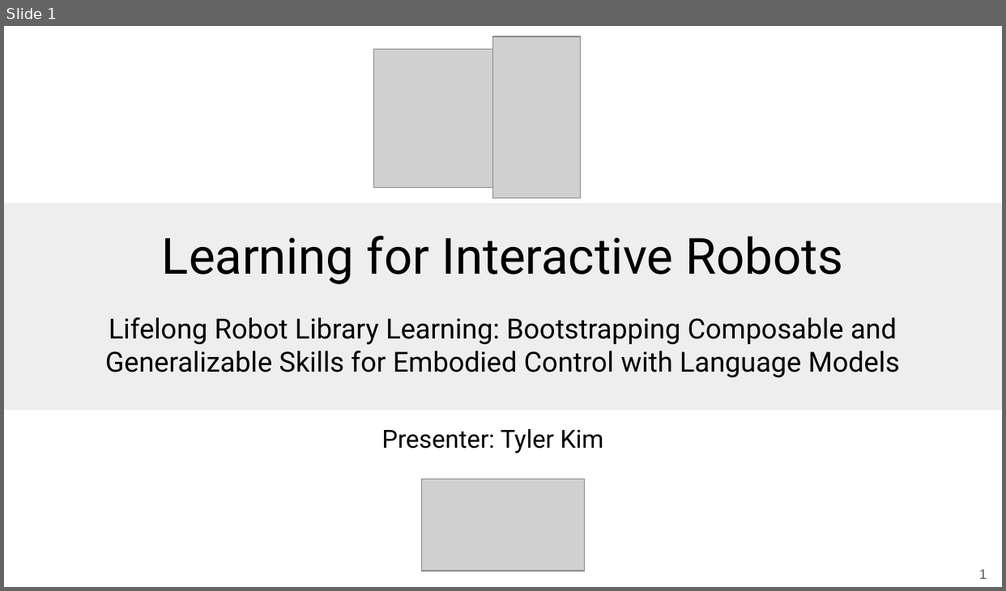
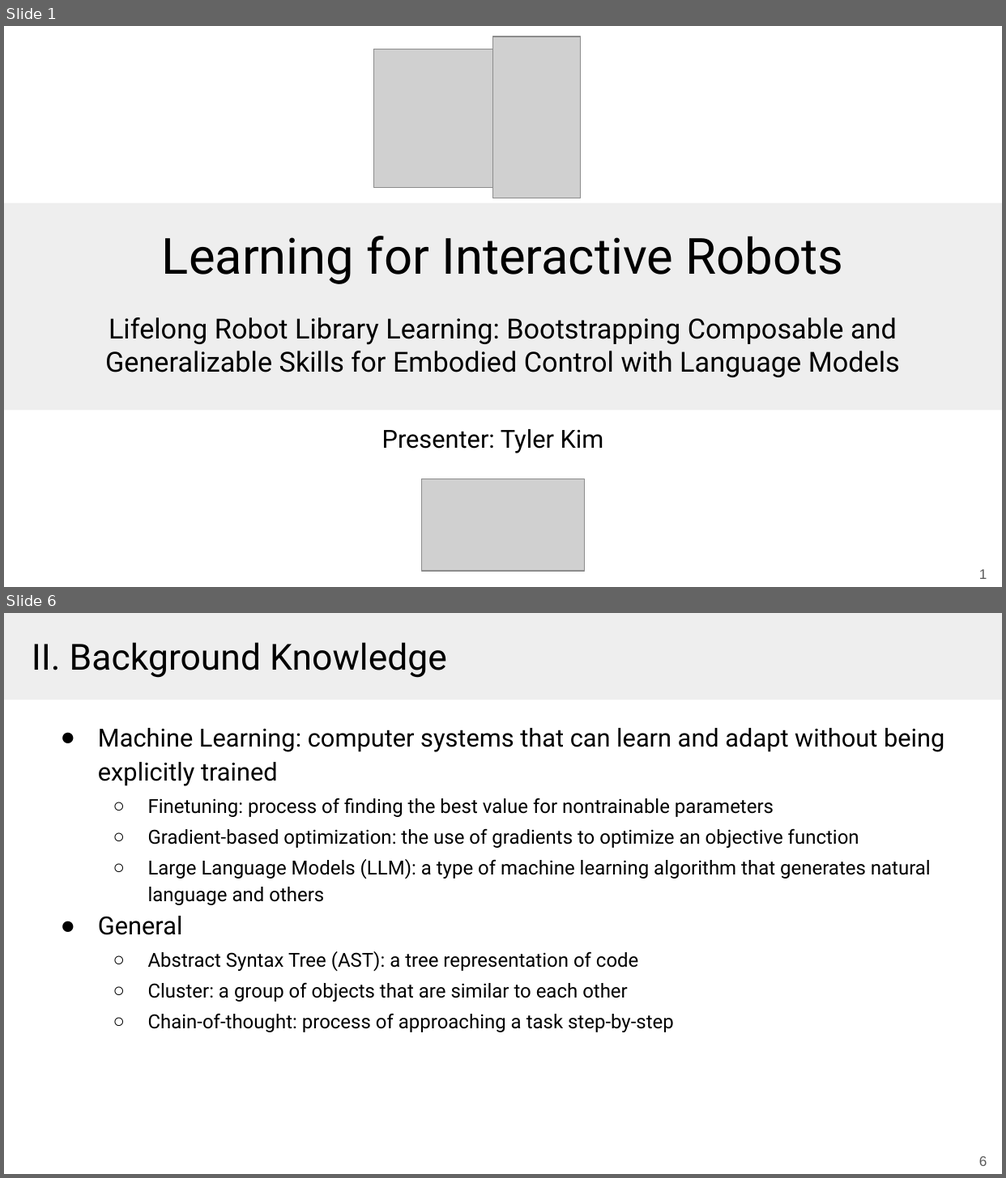
Before and after one commit to Tazering/UVA-CS, a slide deck: CS-6501_Kuo/paper presentation/lifelong_robot_presentation.pptx. Shown one above the other, each under a label of ours: slide 1 before the commit, slides 1 and 6 after it; the slides between them are not shown. The pictures are 1006x591 and 1006x1178 pixels, drawn with LibreOffice and Linux fonts; fonts in the diff are those of the drawing; grey boxes stand for pictures. Boxes give left, top, right and bottom in pixels: in the first picture for what was removed or moved away, otherwise in the second. Text is boxed around its words. In the diff, an @@ line names an element or a change of style, - is before the commit and + after.

```diff
--- a/CS-6501_Kuo/paper presentation/lifelong_robot_presentation.pptx
+++ b/CS-6501_Kuo/paper presentation/lifelong_robot_presentation.pptx
@@ slide 6 added at <box>4,613,1002,1174</box>, background #FFFFFF @@
@@ rectangle added at <box>4,613,1002,700</box>, fill #EEEEEE @@
@@ title added at <box>32,642,447,678</box>, 26 pt, text #000000 @@
+II. Background Knowledge
@@ text added at <box>98,728,944,1033</box>, 14 pt, text #000000 @@
+● Machine Learning: computer systems that can learn and adapt without being explicitly trained
+  ○ Finetuning: process of finding the best value for nontrainable parameters
+  ○ Gradient-based optimization: the use of gradients to optimize an objective function
+  ○ Large Language Models (LLM): a type of machine learning algorithm that generates natural language and others
+● General
+  ○ Abstract Syntax Tree (AST): a tree representation of code
+  ○ Cluster: a group of objects that are similar to each other
+  ○ Chain-of-thought: process of approaching a task step-by-step
@@ page number added at <box>937,1151,997,1171</box>, 10 pt, text #595959 @@
+6
@@ page number added at <box>979,1157,987,1166</box>, 10 pt, text #FFFFFF @@
+6
```
Also in this commit, not shown: 22 other slides added, 1 slide removed, 2 other files.
